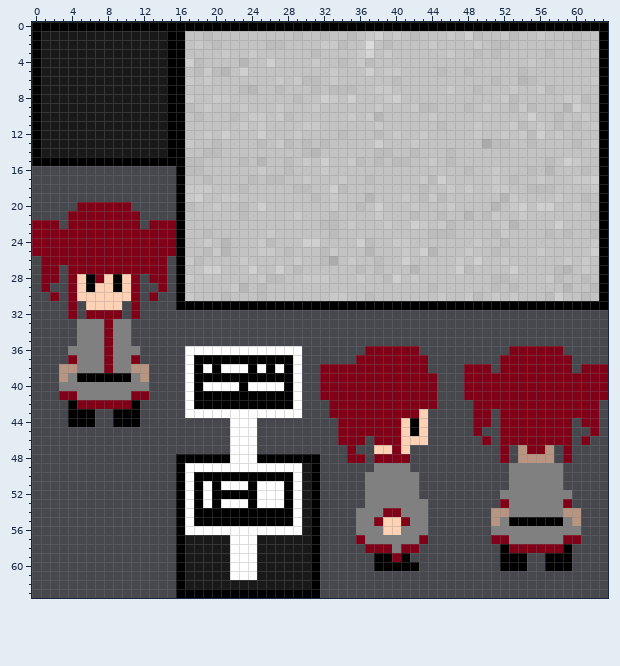
A pixel-art sprite gets an edit: assets/tiles.png. The picture above is the old version.
The file is 64x64 pixels. Colours within 5 levels of each other are drawn and written as one.
New version:
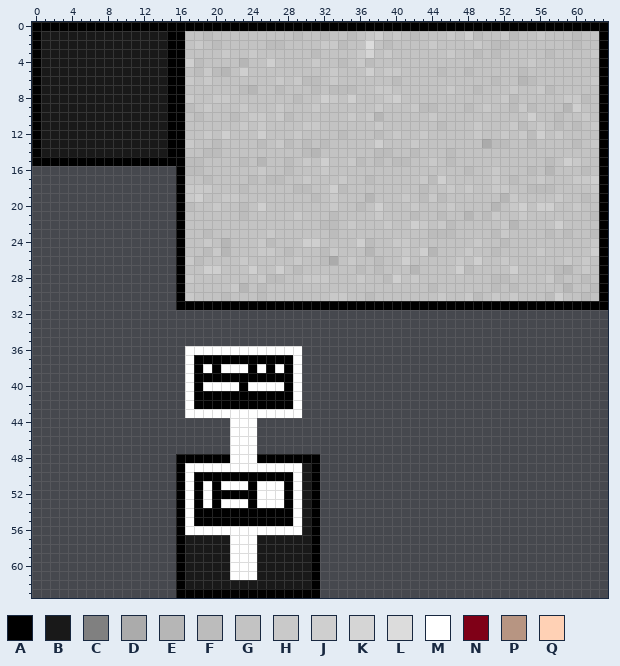
Palette (. is transparent): A #000000  B #191919  C #808080  D #ababab  E #b6b6b6  F #bcbcbc  G #c3c3c3  H #c9c9c9  J #cfcfcf  K #d5d5d5  L #dcdcdc  M #ffffff  N #7f0017  P #b79582  Q #ffd1b5
Change:
Changed rows in their new state; - is an unchanged pixel.
first column x 0:
20 -----......-----------------------------------------------------
21 ----........----------------------------------------------------
22 ...-........-...------------------------------------------------
23 ................------------------------------------------------
24 ................------------------------------------------------
25 ................------------------------------------------------
26 -..............-------------------------------------------------
27 -..-...........-------------------------------------------------
28 -..-........-..-------------------------------------------------
29 -.--........--.-------------------------------------------------
30 --.-........-.--------------------------------------------------
31 ----.-....-.----------------------------------------------------
32 ----.-....-.----------------------------------------------------
33 -----......-----------------------------------------------------
34 -----......-----------------------------------------------------
35 -----......-----------------------------------------------------
36 ----........-------------------------......----------......-----
37 ----........------------------------........--------........----
38 ---..........-------------------............----...-........-...
39 ---..........-------------------.............---................
40 ---..........-------------------.............---................
41 ---..........-------------------.............---................
42 ----........---------------------............----..............-
43 ----...--...---------------------...........-----..-...........-
44 ----...--...----------------------..........-----..-........-..-
45 ----------------------------------..........-----.--........--.-
46 ----------------------------------...-......------.-........-.--
47 -----------------------------------.--....----------.-....-.----
48 -----------------------------------..-....----------.-....-.----
49 --------------------------------------....-----------......-----
50 -------------------------------------......----------......-----
51 -------------------------------------......----------......-----
52 -------------------------------------......---------........----
53 -------------------------------------.......--------........----
54 ------------------------------------........-------..........---
55 ------------------------------------........-------..........---
56 ------------------------------------........-------..........---
57 ------------------------------------........-------..........---
58 -------------------------------------......---------........----
59 --------------------------------------....----------...--...----
60 --------------------------------------.....---------...--...----
Where, in picture pixels (left, top, right, bottom), the same in both pictures:
erased: (32, 202, 176, 427)
erased: (320, 346, 437, 571)
erased: (464, 346, 608, 571)
